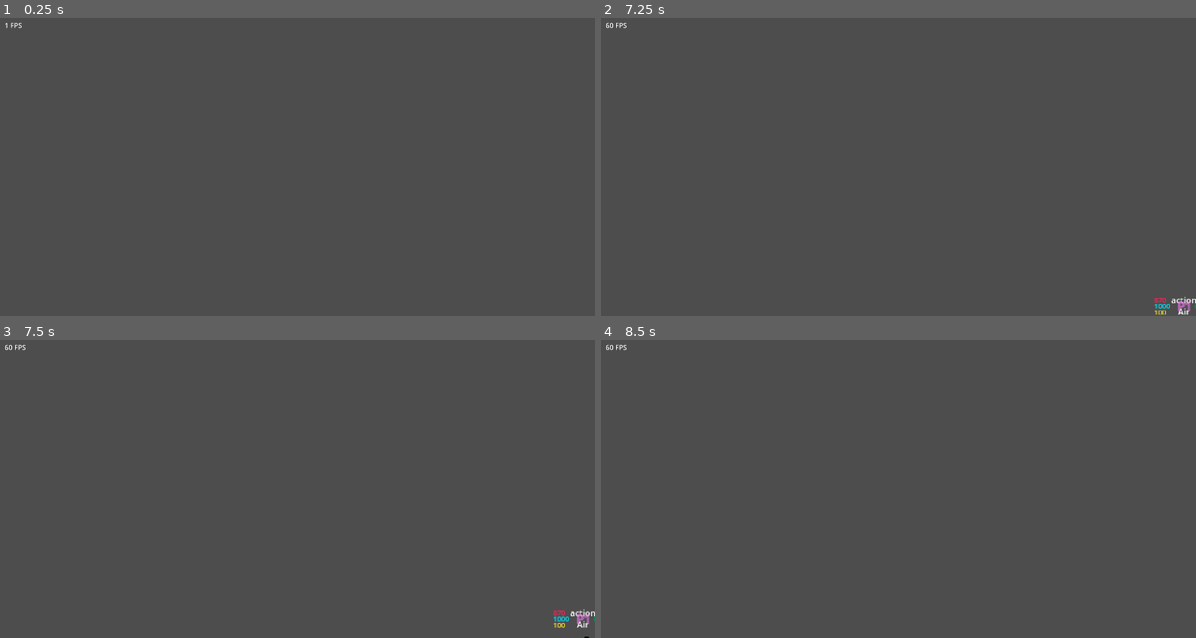
Above: before the commit, frames 1-4 (two rows, left to right).
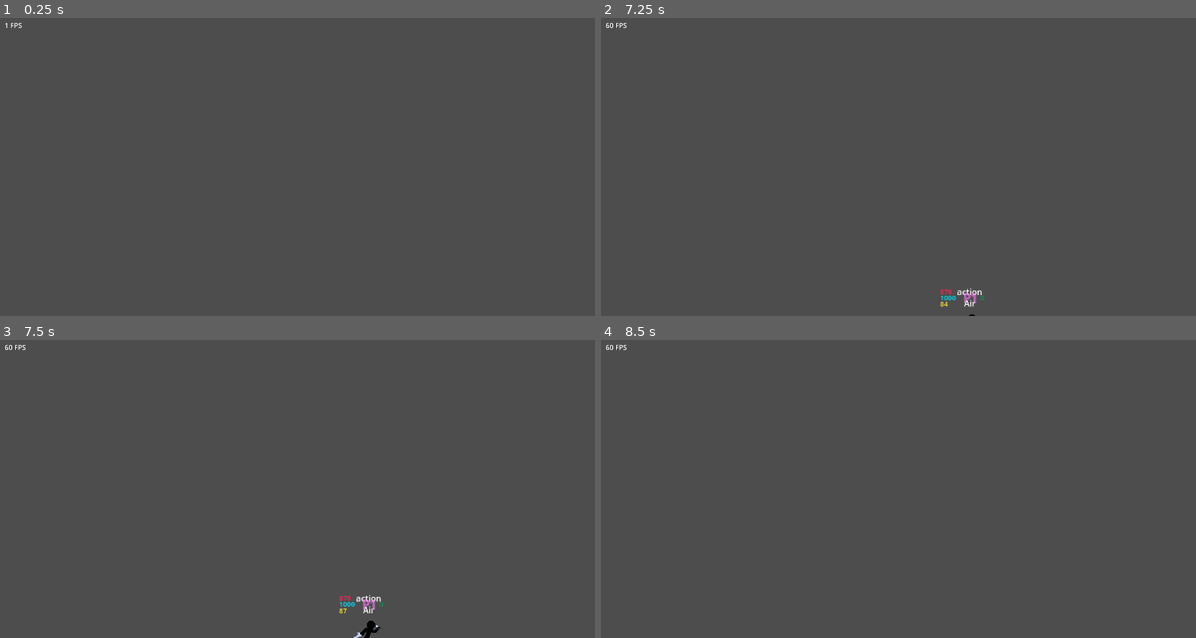
Above: after the commit, the same moments.

Repository: cynmeiciel/KnS
Game: Godot game, scene res://Scene/TestStage.tscn
The game is run twice, just before and just after one commit, with the same random seed, the same clock (stepped at 60 frames per second) and the same inputs.
Inputs:
- Up to frame 1 (0.25 s): no input
- Up to frame 2 (7.25 s): tap Enter (ui_accept) at 0.5, 0.77, 1.25, 1.52, 2, 2.75, 3.02, 3.5, 3.77, 4.25, 4.52, 6.02, 6.77 s; tap A (a) at 0.6 s; tap D (d) at 0.8, 1.35 s; tap G (g) at 1.55, 2.1 s; tap H (h) at 2.3, 2.85 s; tap J (j) at 3.05, 3.6 s; tap S (s) at 3.8, 4.35 s; tap T (t) at 4.55, 5.1 s; tap U (u) at 5.3, 5.85 s; tap W (w) at 6.05, 6.6 s; tap Y (y) at 6.8 s
- Up to frame 3 (7.5 s): tap Y (y) at 7.35 s
- Up to frame 4 (8.5 s): tap Enter (ui_accept) at 7.52 s; tap A (a) at 7.55, 8.1 s; tap D (d) at 8.3 s

The runs differ from the first frame. In frame 2, 0.4% of the frame differs, in the area x 56-100%, y 90-100%; in frame 3, 0.5%, in the area x 56-100%, y 85-100%; in frame 4, less than 0.1%.
Error in both runs: Cannot call method 'screen_get_width' on a null value. (res://Scene/camera.gd:30)

Commit message:
Add attack state and implement functions in Player's main script Dash now consumes stamina Add super dash Make stamina auto-generate after a short delay Add basic attack animation Add two new functions for juicy gameplay: blink_to_enemy and dash_to_enemy

Diff:
--- a/Player/Player.tscn
+++ b/Player/Player.tscn
@@ -9,14 +9,38 @@
 [ext_resource type="Script" path="res://StateMachine/block.gd" id="5_6he5r"]
 [ext_resource type="Script" path="res://StateMachine/air.gd" id="6_x3fcm"]
 [ext_resource type="PackedScene" uid="uid://kjk8ohhfeno" path="res://Debug/debug_player.tscn" id="7_m3551"]
+[ext_resource type="Script" path="res://StateMachine/superdash.gd" id="8_0l5cn"]
 [ext_resource type="Script" path="res://StateMachine/dash.gd" id="8_aacly"]
+[ext_resource type="Script" path="res://Player/stats.gd" id="10_1l2xe"]
 [ext_resource type="Script" path="res://Player/mana.gd" id="10_f62f3"]
+[ext_resource type="Script" path="res://StateMachine/attack.gd" id="10_gu6pk"]
 [ext_resource type="Script" path="res://Player/stamina.gd" id="11_jttmc"]
 [ext_resource type="Script" path="res://Player/health.gd" id="11_pbic4"]
+[ext_resource type="Texture2D" uid="uid://cnjy0qqrmwpnn" path="res://asset/eiki_stickg12.png" id="15_rq0fd"]
 
 [sub_resource type="CapsuleShape2D" id="CapsuleShape2D_f5mm6"]
 height = 52.0
 
+[sub_resource type="AtlasTexture" id="AtlasTexture_eyv14"]
+atlas = ExtResource("15_rq0fd")
+region = Rect2(0, 0, 80, 80)
+
+[sub_resource type="AtlasTexture" id="AtlasTexture_puvys"]
+atlas = ExtResource("15_rq0fd")
+region = Rect2(80, 0, 80, 80)
+
+[sub_resource type="AtlasTexture" id="AtlasTexture_5cxou"]
+atlas = ExtResource("15_rq0fd")
+region = Rect2(160, 0, 80, 80)
+
+[sub_resource type="AtlasTexture" id="AtlasTexture_ax8tk"]
+atlas = ExtResource("15_rq0fd")
+region = Rect2(0, 80, 80, 80)
+
+[sub_resource type="AtlasTexture" id="AtlasTexture_hlucu"]
+atlas = ExtResource("15_rq0fd")
+region = Rect2(80, 80, 80, 80)
+
 [sub_resource type="AtlasTexture" id="AtlasTexture_oqcdf"]
 atlas = ExtResource("2_2go1e")
 region = Rect2(240, 160, 80, 80)
@@ -60,9 +84,42 @@
 [sub_resource type="AtlasTexture" id="AtlasTexture_bllye"]
 atlas = ExtResource("2_2go1e")
 region = Rect2(320, 160, 80, 80)
+
+[sub_resource type="AtlasTexture" id="AtlasTexture_onxdb"]
+atlas = ExtResource("2_2go1e")
+region = Rect2(240, 160, 80, 80)
+
+[sub_resource type="AtlasTexture" id="AtlasTexture_1t8ts"]
+atlas = ExtResource("2_2go1e")
+region = Rect2(160, 160, 80, 80)
 
 [sub_resource type="SpriteFrames" id="SpriteFrames_ygs45"]
 animations = [{
+"frames": [{
+"duration": 1.0,
+"texture": SubResource("AtlasTexture_eyv14")
+}, {
+"duration": 1.0,
+"texture": SubResource("AtlasTexture_puvys")
+}, {
+"duration": 1.0,
+"texture": SubResource("AtlasTexture_5cxou")
+}],
+"loop": false,
+"name": &"_a_g1",
+"speed": 30.0
+}, {
+"frames": [{
+"duration": 1.0,
+"texture": SubResource("AtlasTexture_ax8tk")
+}, {
+"duration": 1.0,
+"texture": SubResource("AtlasTexture_hlucu")
+}],
+"loop": false,
+"name": &"_a_g2",
+"speed": 28.0
+}, {
 "frames": [{
 "duration": 1.0,
 "texture": SubResource("AtlasTexture_oqcdf")
@@ -120,18 +177,32 @@
 "loop": true,
 "name": &"move",
 "speed": 15.0
+}, {
+"frames": [{
+"duration": 1.0,
+"texture": SubResource("AtlasTexture_onxdb")
+}, {
+"duration": 1.0,
+"texture": SubResource("AtlasTexture_1t8ts")
+}],
+"loop": false,
+"name": &"superdash",
+"speed": 1.0
 }]
 
 [sub_resource type="RectangleShape2D" id="RectangleShape2D_hrr86"]
 
-[node name="Player" type="CharacterBody2D"]
+[node name="Player" type="CharacterBody2D" node_paths=PackedStringArray("enemy")]
 position = Vector2(40, 33)
-collision_mask = 7
+collision_mask = 23
 floor_stop_on_slope = false
 platform_floor_layers = 4294967290
 safe_margin = 0.3
 script = ExtResource("1_q5g7w")
 p_ctr = ExtResource("2_f3poj")
+enemy = NodePath(".")
+
+[node name="StatusHandler" type="Node" parent="."]
 
 [node name="StateMachine" type="Node" parent="."]
 script = ExtResource("3_5uvqm")
@@ -151,11 +222,19 @@
 
 [node name="DashDelay" type="Timer" parent="StateMachine/Dash"]
 unique_name_in_owner = true
-wait_time = 0.38
+wait_time = 0.45
 one_shot = true
 
 [node name="DashDuration" type="Timer" parent="StateMachine/Dash"]
-wait_time = 0.2
+unique_name_in_owner = true
+wait_time = 0.24
+one_shot = true
+
+[node name="SuperDash" type="Node" parent="StateMachine"]
+script = ExtResource("8_0l5cn")
+
+[node name="SuperDashDuration" type="Timer" parent="StateMachine/SuperDash"]
+wait_time = 0.15
 one_shot = true
 
 [node name="Air" type="Node" parent="StateMachine"]
@@ -171,12 +250,25 @@
 one_shot = true
 
 [node name="Attack" type="Node" parent="StateMachine"]
+script = ExtResource("10_gu6pk")
+
+[node name="BlinkDelay" type="Timer" parent="StateMachine/Attack"]
+unique_name_in_owner = true
+one_shot = true
+
+[node name="AttackDelay" type="Timer" parent="StateMachine/Attack"]
+
+[node name="AttackToleration" type="Timer" parent="StateMachine/Attack"]
+
+[node name="Channel" type="Node" parent="StateMachine"]
 
 [node name="Vulnerable" type="Node" parent="StateMachine"]
 
 [node name="Knocked" type="Node" parent="StateMachine"]
 
-[node name="Stats" type="Node" parent="."]
+[node name="Stats" type="Node" parent="." node_paths=PackedStringArray("debuglayers")]
+script = ExtResource("10_1l2xe")
+debuglayers = NodePath("../DEBUG_Player")
 
 [node name="Health" type="Node" parent="Stats"]
 unique_name_in_owner = true
@@ -189,6 +281,9 @@
 [node name="Stamina" type="Node" parent="Stats"]
 unique_name_in_owner = true
 script = ExtResource("11_jttmc")
+
+[node name="RegenDelay" type="Timer" parent="Stats/Stamina"]
+wait_time = 1.5
 
 [node name="Collision" type="CollisionShape2D" parent="."]
 shape = SubResource("CapsuleShape2D_f5mm6")
@@ -196,20 +291,22 @@
 [node name="AnimatedSprite2D" type="AnimatedSprite2D" parent="."]
 texture_filter = 1
 sprite_frames = SubResource("SpriteFrames_ygs45")
-animation = &"dash"
+animation = &"_a_g2"
 autoplay = "idle"
 offset = Vector2(0, -13)
 
-[node name="DEBUG_Player" parent="." instance=ExtResource("7_m3551")]
-offset_left = -41.0
-offset_top = -26.0
-offset_right = -41.0
-offset_bottom = -26.0
-
-[node name="Area2D" type="Area2D" parent="."]
-
-[node name="CollisionShape2D" type="CollisionShape2D" parent="Area2D"]
+[node name="Hitbox" type="Area2D" parent="."]
+
+[node name="CollisionShape2D" type="CollisionShape2D" parent="Hitbox"]
 position = Vector2(23, 3)
 shape = SubResource("RectangleShape2D_hrr86")
 
+[node name="DEBUG_Player" parent="." instance=ExtResource("7_m3551")]
+offset_left = -39.0
+offset_top = -24.0
+offset_right = -39.0
+offset_bottom = -24.0
+
 [connection signal="timeout" from="StateMachine/Dash/DashDuration" to="StateMachine/Dash" method="_on_dash_duration_timeout"]
+[connection signal="timeout" from="Stats/Stamina/RegenDelay" to="Stats/Stamina" method="_on_regen_delay_timeout"]
+[connection signal="animation_finished" from="AnimatedSprite2D" to="StateMachine/Attack" method="_on_animated_sprite_2d_animation_finished"]
--- /dev/null
+++ b/Player/attack_sq.tres
@@ -0,0 +1,8 @@
+[gd_resource type="Resource" load_steps=2 format=3 uid="uid://edxa7rr3e0kx"]
+
+[sub_resource type="GDScript" id="GDScript_uq3p4"]
+script/source = "extends Resource
+class_name AttackSequence"
+
+[resource]
+script = SubResource("GDScript_uq3p4")
--- a/Player/player.gd
+++ b/Player/player.gd
@@ -1,15 +1,65 @@
 extends CharacterBody2D
 class_name Player
 
-const SPEED = 300.0
-const JUMP_VELOCITY = -470.0
+# This script contains general-use functions that shared with other nodes
 
 @onready var p_anim := $AnimatedSprite2D
 @export var p_ctr : PlayerControl = null
+@export var enemy : Player
+
+signal take_damamge(dmg: Damage)
+enum {
+	stun,
+	invincible
+}
+
+var curr_status: Dictionary = {
+	stun: 0,
+	invincible: 0
+	#...
+}
 
 func get_facing_sign() -> int:
 	return -1 if p_anim.flip_h else 1
-#
+
+func get_enemy_direction() -> int:
+	return -1 if enemy.position.x - position.x < 0 else 1
+
+func toggle_untargetable(to_untr) -> void:
+	if to_untr:
+		collision_layer = 0b1000
+		collision_mask = 0b110
+		p_anim.modulate = Color(modulate, 0.3)
+	else:
+		collision_layer = 0b1
+		collision_mask = 0b10111
+		p_anim.modulate = Color(modulate, 1)
+
+func blink_to_enemy(marginx: float = 40, marginy: float = 0, scalar: int = 1,
+				 max_distance: float = 0, _delay: float = 0, turn_around: bool = true) -> void:
+	if _delay != 0:
+		%BlinkDelay.start(_delay)
+		await %BlinkDelay.timeout
+	var destinationx: float = enemy.position.x + marginx*scalar*get_facing_sign()
+	if max_distance != 0:
+		destinationx = move_toward(position.x, destinationx, max_distance)
+	position = Vector2(destinationx, enemy.position.y+marginy)
+	if turn_around:
+		p_anim.flip_h = not p_anim.flip_h
+
+
+func dash_to_enemy(marginx: float = 30, scalar: int = 1,
+			 max_distance: float = 1000, _delay: float = 0) -> void:
+	if max_distance == 0:
+		return
+	if _delay != 0:
+		%BlinkDelay.start(_delay)
+		await %BlinkDelay.timeout
+	var destinationx: float = enemy.position.x - marginx*scalar*get_facing_sign()
+	destinationx = move_toward(position.x, destinationx, max_distance*get_enemy_direction()*get_facing_sign())
+	position = Vector2(destinationx, position.y)
+
+
 #func _physics_process(_delta):
 	#pass
 	# Handle jump.
--- a/Player/stamina.gd
+++ b/Player/stamina.gd
@@ -7,6 +7,7 @@
 var st: int:
 	set(val):
 		st = clampi(round(val), 0, 100)
+		$RegenDelay.start(1.5)
 		st_changed.emit(st)
 	get:
 		return st
@@ -15,10 +16,12 @@
 func _ready():
 	st = ST_MAX
 
-
 # Called every frame. 'delta' is the elapsed time since the previous frame.
 func _process(_delta):
 	pass
 
-#func _unhandled_input(event):
-	#pass
+func _on_regen_delay_timeout():
+	st += 3
+	$RegenDelay.start(0.2)
+	if st == ST_MAX:
+		$RegenDelay.stop()
--- /dev/null
+++ b/Player/stats.gd
@@ -0,0 +1,6 @@
+extends Node
+
+@export var debuglayers: Control = null
+
+func has_debug() -> bool:
+	return not (debuglayers == null)
--- a/Scene/TestStage.tscn
+++ b/Scene/TestStage.tscn
@@ -82,14 +82,16 @@
 
 [node name="Player" type="Node" parent="."]
 
-[node name="Player1" parent="Player" instance=ExtResource("1_xuftq")]
+[node name="Player1" parent="Player" node_paths=PackedStringArray("enemy") instance=ExtResource("1_xuftq")]
 unique_name_in_owner = true
 position = Vector2(-95, 131)
+enemy = NodePath("../Player2")
 
-[node name="Player2" parent="Player" instance=ExtResource("1_xuftq")]
+[node name="Player2" parent="Player" node_paths=PackedStringArray("enemy") instance=ExtResource("1_xuftq")]
 unique_name_in_owner = true
 position = Vector2(146, 146)
 p_ctr = ExtResource("5_mscj8")
+enemy = NodePath("../Player1")
 
 [node name="Index" parent="Player/Player2/DEBUG_Player" index="2"]
 text = "P2"
--- a/StateMachine/air.gd
+++ b/StateMachine/air.gd
@@ -2,7 +2,6 @@
 class_name AirStateP
 
 var can_jump_on_air: bool = true
-var gravity = ProjectSettings.get_setting("physics/2d/default_gravity")
 
 func enter() -> void:
 	$KeyDelay.start()
@@ -27,9 +26,9 @@
 
 
 func handle_input(_ev : InputEvent) -> void:
-	if not $KeyDelay.is_stopped():
-		if _ev.is_action_pressed(p_ctr.g):
-			print("lool")
+	#if not $KeyDelay.is_stopped():
+		#if _ev.is_action_pressed(p_ctr.g):
+			#print("lool")
 
 	if _ev.is_action_pressed(p_ctr.w):
 		if can_jump_on_air and $AirJumpDelay.is_stopped():
--- /dev/null
+++ b/StateMachine/attack.gd
@@ -0,0 +1,70 @@
+extends State
+class_name AttackStateP
+
+const ATK_STCOST: Array[int] = [6, 11]
+@export var CharAtkInfo: Resource  # MP costs also stored here
+
+var curr_atk: String = ""
+var next_atk: String = "g1"
+# Attack code format: <button><?button?><sequence>
+# For example: g2 means the action when 'g' is performed twice
+
+func get_atk_button(full: bool = true, atk: String = curr_atk) -> String:
+	match atk.length():
+		3:
+			return atk[0]+atk[1] if full else atk[0]
+		2:
+			return atk[0]
+		4:
+			return "tyu"
+		_:
+			return "bruh?"
+
+
+func is_next_atk_valid() -> bool:
+	return true
+
+func is_enough_cost() -> bool:
+	var cost = get_cost()
+	return %Mana.mp >= cost["mp"] and %Stamina.st >= cost["st"]
+
+func get_cost(atk: String = curr_atk) -> Dictionary:
+	match get_atk_button(false, next_atk):
+		'g':
+			return create_cost(ATK_STCOST[0], 0)
+		'h':
+			return create_cost(ATK_STCOST[1], 0)
+		_:
+			return create_cost(0, 0)
+
+func create_cost(st = 0, mp = 0) -> Dictionary:
+	return {"st": st, "mp": mp}
+
+func perform_atk() -> void:
+	enter()
+
+func can_enter() -> bool:
+	return is_next_atk_valid() and is_enough_cost()
+
+func enter() -> void:
+	print("Transitioned to %s" % self.name + " " + next_atk)
+	p_anim.play("_a_%s" % next_atk)
+	%Mana.mp -= get_cost()["mp"]
+	%Stamina.st -= get_cost()["st"]
+
+func exit() -> void:
+	pass
+
+func update(_delta : float) -> void:
+	pass
+
+func handle_input(_ev : InputEvent) -> void:
+	if _ev.is_action_pressed(p_ctr.g):
+		transits_to.emit("Attack")
+
+func physics_update(_delta : float) -> void:
+	pass
+
+
+func _on_animated_sprite_2d_animation_finished():
+	transits_to.emit("Idle")
--- a/StateMachine/block.gd
+++ b/StateMachine/block.gd
@@ -19,7 +19,10 @@
 	super.update(_delta)
 
 func handle_input(_ev : InputEvent) -> void:
-	pass
+	if _ev.is_action_pressed(p_ctr.j):
+		transits_to.emit("SuperDash")
+	elif _ev.is_action_pressed(p_ctr.w):
+		pass
 
 func physics_update(_delta : float) -> void:
 	owner.velocity.x = move_toward(owner.velocity.x, 0, acceleration*_delta)
--- a/StateMachine/dash.gd
+++ b/StateMachine/dash.gd
@@ -4,28 +4,34 @@
 const DASHCD : float = 0.45
 const DASHDUR : float = 0.24
 
-const DASHVEL : float = 800.0
+const DASHVEL : float = 900.0
+
+const DASHCOST : int = 17
 
 func _ready():
 	$DashDelay.wait_time = DASHCD
 	$DashDuration.wait_time = DASHDUR
 
+func can_enter() -> bool:
+	return %Stamina.st >= DASHCOST and $DashDelay.is_stopped()
+
 func enter() -> void:
-	p_col.set_deferred("disabled", true)
-	$DashDelay.start()
-	$DashDuration.start()
+	owner.toggle_untargetable(true)
+	$DashDelay.start(DASHCD)
+	$DashDuration.start(DASHDUR)
+	%Stamina.st -= DASHCOST
 
 	super.enter()
 
 func exit() -> void:
-	p_col.set_deferred("disabled", false)
+	owner.toggle_untargetable(false)
 
 func update(_delta : float) -> void:
 	pass
 
-func handle_input(_ev : InputEvent) -> void:
-	if _ev.is_action_pressed(p_ctr.j):
-		transits_to.emit("Idle")
+#func handle_input(_ev : InputEvent) -> void:
+	#if _ev.is_action_pressed(p_ctr.j):
+		#transits_to.emit("Idle")
 
 func physics_update(_delta : float) -> void:
 	owner.velocity = Vector2(owner.get_facing_sign() * DASHVEL, 0)
--- a/StateMachine/motion.gd
+++ b/StateMachine/motion.gd
@@ -43,8 +43,9 @@
 
 func handle_input(_ev : InputEvent) -> void:
 	if _ev.is_action_pressed(p_ctr.j):
-		if %DashDelay.is_stopped():
-			transits_to.emit("Dash")
+		transits_to.emit("Dash")
+	elif _ev.is_action_pressed(p_ctr.g):
+		transits_to.emit("Attack")
 
 func physics_update(_delta : float) -> void:
 	direction = get_horizontal_input()
--- a/StateMachine/state.gd
+++ b/StateMachine/state.gd
@@ -7,6 +7,11 @@
 var p_anim : AnimatedSprite2D
 var p_ctr : PlayerControl
 var p_col : CollisionShape2D
+
+var gravity = ProjectSettings.get_setting("physics/2d/default_gravity")
+
+func can_enter() -> bool:
+	return true
 
 func enter() -> void:
 	print("Transitioned to %s" % self.name)
--- a/StateMachine/state_machine_base.gd
+++ b/StateMachine/state_machine_base.gd
@@ -31,12 +31,14 @@
 
 func transition(new_state: String) -> void:
 	if not has_node(new_state):
-		assert("Does not have %s" % new_state)
+		print_debug("Does not have %s" % new_state)
 		return
 
-	curr_state.exit()
+	var next: State = get_node(new_state)
+	if next.can_enter():
+		curr_state.exit()
 
-	curr_state = get_node(new_state)
+		curr_state = next
 
-	curr_state.enter()
-	transitioned.emit(curr_state.name)
+		curr_state.enter()
+		transitioned.emit(curr_state.name)
--- a/StateMachine/state_machine_player.gd
+++ b/StateMachine/state_machine_player.gd
@@ -1,6 +1,7 @@
 extends StateMachine
 class_name StateMachinePlayer
 
+var p_ctr : PlayerControl
 
 func _ready():
 	super._ready()
@@ -10,10 +11,18 @@
 			state.p_ctr = owner.p_ctr
 			state.p_col = $"../Collision"
 
+	p_ctr = owner.p_ctr
+
 
 #func transition(new_state : String) -> void:
 	#super.transition(new_state)
 
 func _unhandled_input(event):
 	# Here we only handle input that can interrupt states, otherwise we let the state node handle it.
+	if event.is_action_pressed(p_ctr.t):
+		owner.blink_to_enemy()
+		return
+	if event.is_action_pressed(p_ctr.y):
+		owner.dash_to_enemy()
+		return
 	curr_state.handle_input(event)
--- /dev/null
+++ b/StateMachine/superdash.gd
@@ -0,0 +1,46 @@
+extends State
+class_name SuperDashStateP
+
+const BDASHCD : float = 0.3
+const BDASHDUR : float = 0.15
+
+const BDASHVEL : float = 1400.0
+
+const BDASHCOST : int = 29
+
+var multiplier: float = 9
+#func _ready():
+	#$DashDelay.wait_time = BDASHCD
+	#$DashDuration.wait_time = BDASHDUR
+#
+func can_enter() -> bool:
+	if %Stamina.st >= BDASHCOST and %DashDelay.is_stopped():
+		return true
+	else:
+		return false
+#
+func enter() -> void:
+	%DashDelay.start(BDASHCD)
+	$SuperDashDuration.start(BDASHDUR)
+	%Stamina.st -= BDASHCOST
+	multiplier = 9
+	owner.velocity = Vector2(owner.get_facing_sign() * BDASHVEL, -500)
+
+	super.enter()
+	#
+func exit() -> void:
+	owner.velocity.x *= 0.5
+	#
+	#
+func update(_delta : float) -> void:
+	if owner.is_on_floor() and $SuperDashDuration.is_stopped():
+		transits_to.emit("Idle")
+		#
+#func handle_input(_ev : InputEvent) -> void:
+	#if _ev.is_action_pressed(p_ctr.j):
+		#transits_to.emit("Idle")
+
+func physics_update(_delta : float) -> void:
+	owner.velocity.y += multiplier
+	multiplier *= 1.6
+	owner.move_and_slide()
--- a/project.godot
+++ b/project.godot
@@ -16,6 +16,10 @@
 config/features=PackedStringArray("4.2", "GL Compatibility")
 config/icon="res://icon.svg"
 
+[autoload]
+
+Hudui="*res://Scene/HUD/hudui.tscn"
+
 [display]
 
 window/size/viewport_width=1920
@@ -23,6 +27,10 @@
 window/size/window_width_override=1400
 window/size/window_height_override=700
 window/vsync/vsync_mode=0
+
+[filesystem]
+
+import/blender/enabled=false
 
 [input]
 
@@ -130,8 +138,10 @@
 [layer_names]
 
 2d_physics/layer_1="Player"
-2d_physics/layer_2="Environment"
-2d_physics/layer_3="Projectile"
+2d_physics/layer_2="Bound"
+2d_physics/layer_3="Attack"
+2d_physics/layer_4="Untargetable"
+2d_physics/layer_5="Platform"
 
 [physics]
 
--- a/zhelper/damage.gd
+++ b/zhelper/damage.gd
@@ -2,8 +2,9 @@
 class_name Damage
 
 func _init(damage: int = 0, stun_duration: float = 1,
-	knock_force: float = 1, statuses: Array[String] = []):
+	knock_force: float = 1, statuses: Array[String] = [], overwhelm: bool = false):
 	self.damage = damage
 	self.stun_duration = stun_duration
 	self.knock_force = knock_force
 	self.statuses = statuses
+	self.overwhelm = overwhelm
Not shown: 1 places in Player/Player.tscn that only renumber resources
Binary file added: asset/eiki_stickg12.png
Not shown, added: asset/eiki_stickg12.png.import
